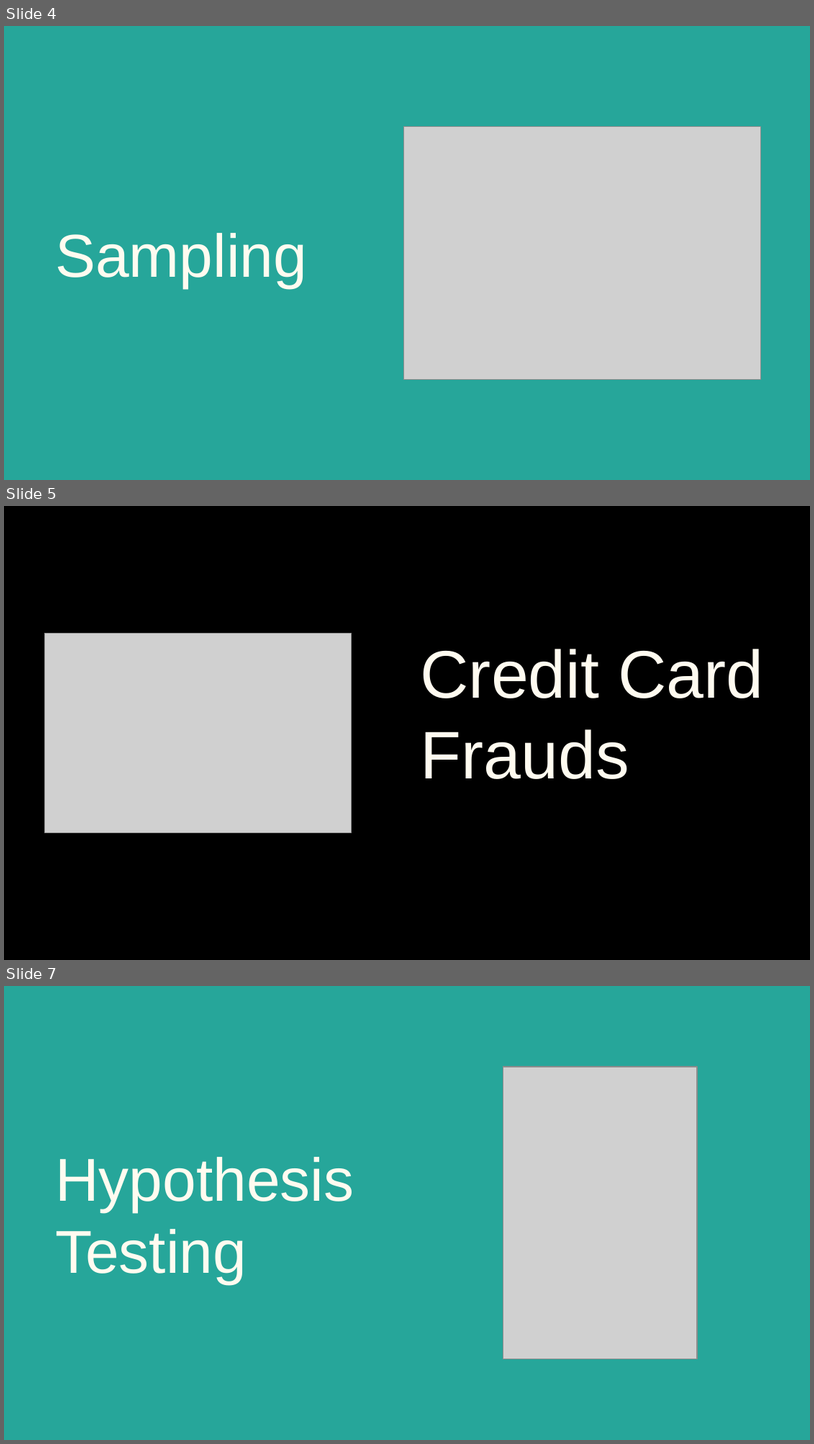
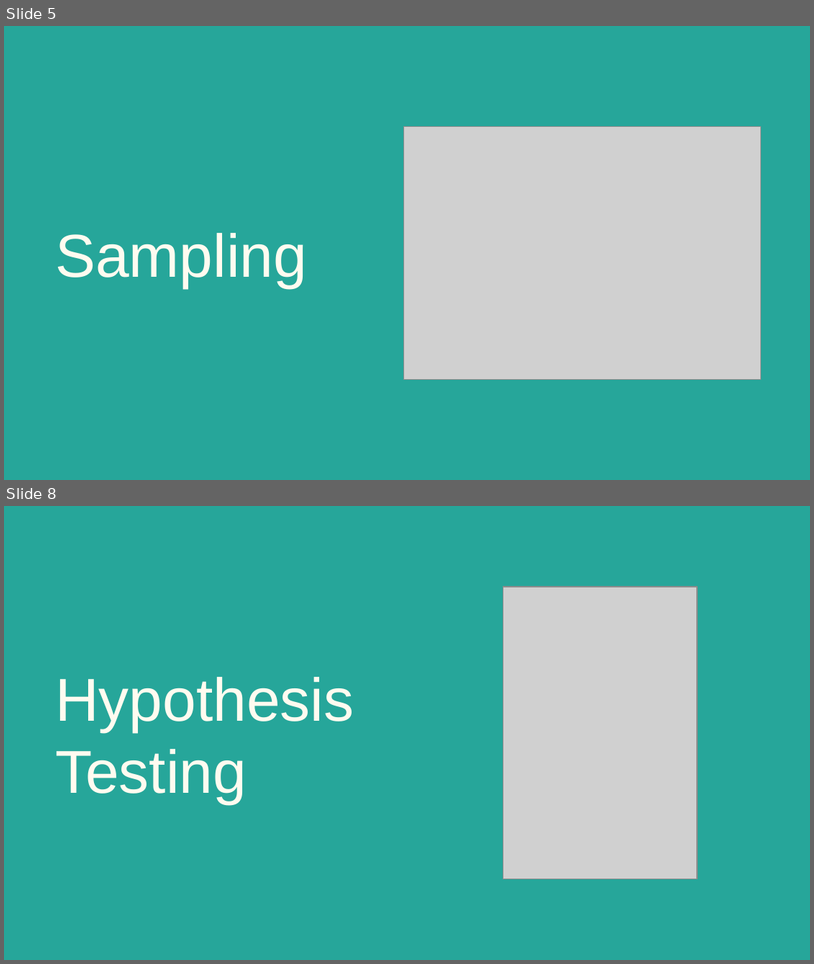
Before and after one commit to rounakbanik/inferential_stats_pycon, a slide deck: Inferential Statistics.pptx. Shown one above the other, each under a label of ours: slides 4, 5 and 7 before the commit, slides 5 and 8 after it; the slides between them are not shown. The pictures are 814x1444 and 814x964 pixels, drawn with LibreOffice and Linux fonts; fonts in the diff are those of the drawing; grey boxes stand for pictures. Boxes give left, top, right and bottom in pixels: in the first picture for what was removed or moved away, otherwise in the second. Text is boxed around its words. In the diff, an @@ line names an element or a change of style, - is before the commit and + after.

```diff
--- a/Inferential Statistics.pptx
+++ b/Inferential Statistics.pptx
@@ slide 5 removed at (4, 506, 810, 960), background #000000 @@
@@ picture removed at (45, 633, 352, 833) @@
@@ title removed at (421, 649, 764, 779) @@
-Credit Card Frauds
@@ what was slide 4 is now slide 5 @@
@@ what was slide 7 is now slide 8 @@
```
Also in this commit, not shown: 1 slide changed, 3 slides added, 1 other slide removed.
